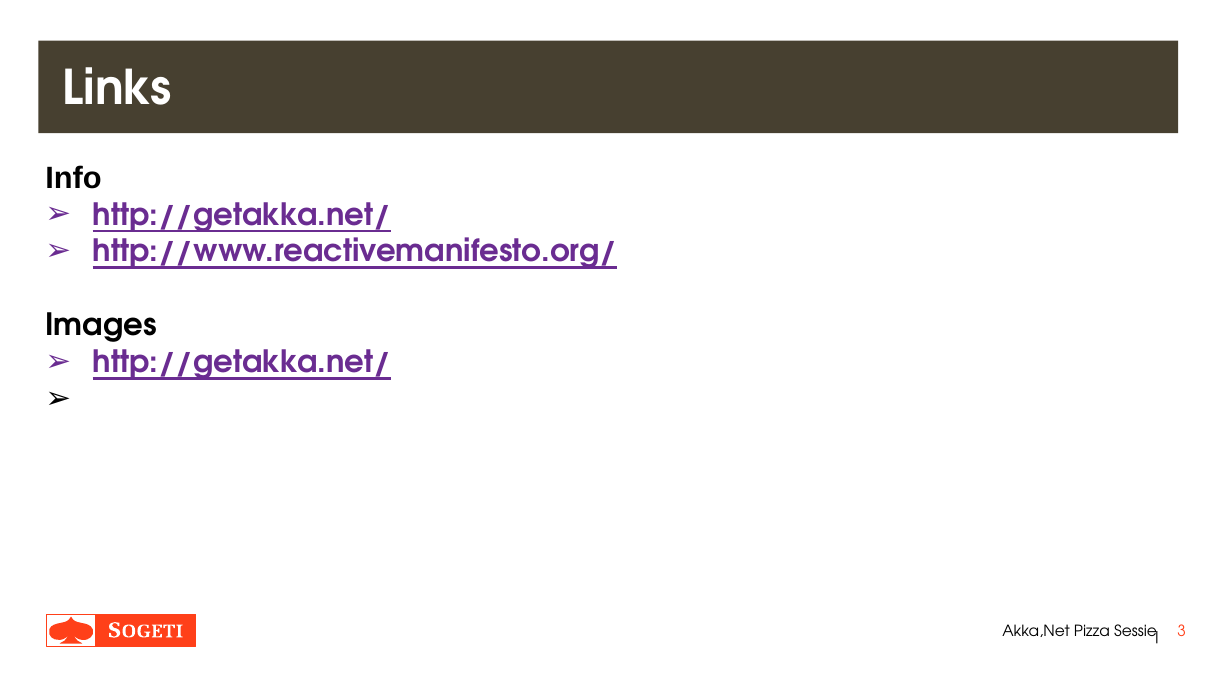
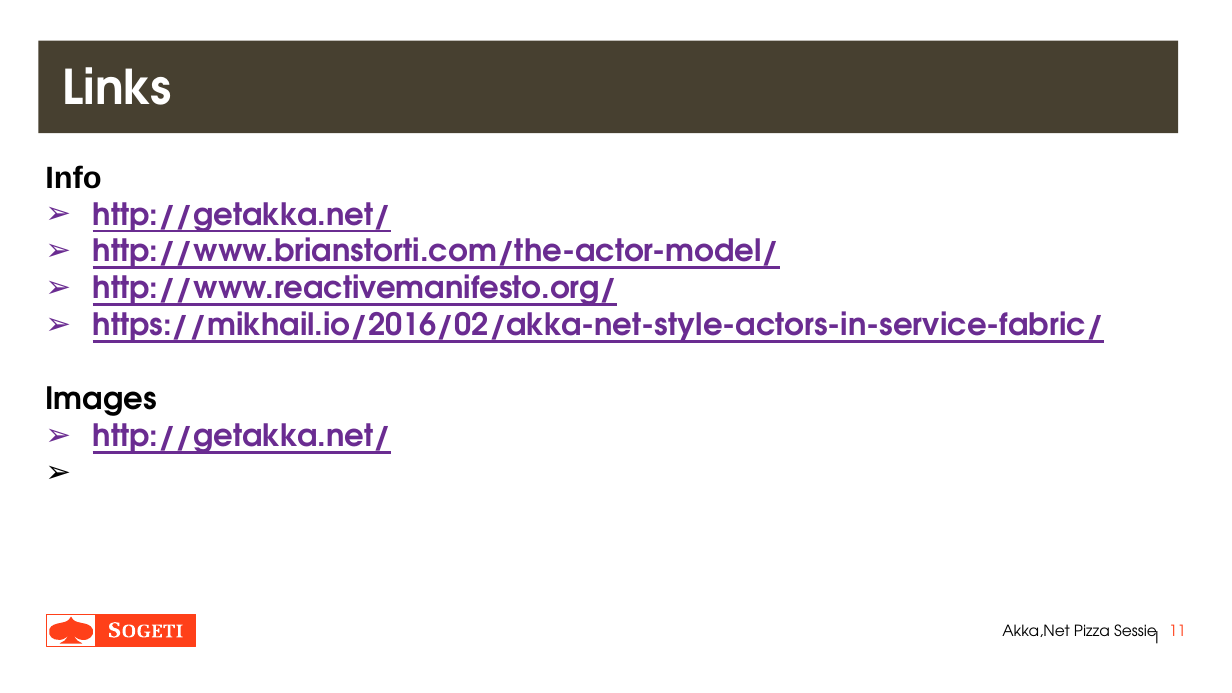
Before and after one commit to KeesDijk/AkkaNetPizzaSession, a slide deck: slide 11 of Documentation/AkkaNetPizzaAvond.pptx (slide 3 before the commit). Drawn at 1232x693 pixels with LibreOffice and Linux fonts; fonts in the diff are those of the drawing. Boxes give left, top, right and bottom in pixels: in the first picture for what was removed or moved away, otherwise in the second. Text is boxed around its words. In the diff, an @@ line names an element or a change of style, - is before the commit and + after.

```diff
--- a/Documentation/AkkaNetPizzaAvond.pptx
+++ b/Documentation/AkkaNetPizzaAvond.pptx
@@ text at <box>93,228,780,275</box>: paragraph added @@
+➢ http://www.brianstorti.com/the-actor-model/
@@ text at <box>93,302,1104,343</box>: paragraph added @@
+➢ https://mikhail.io/2016/02/akka-net-style-actors-in-service-fabric/
@@ page number at <box>1169,624,1186,636</box>: text changed @@
-3
+11
```
Also in this commit, not shown: 2 other slides changed, 8 slides added, 59 other files.
